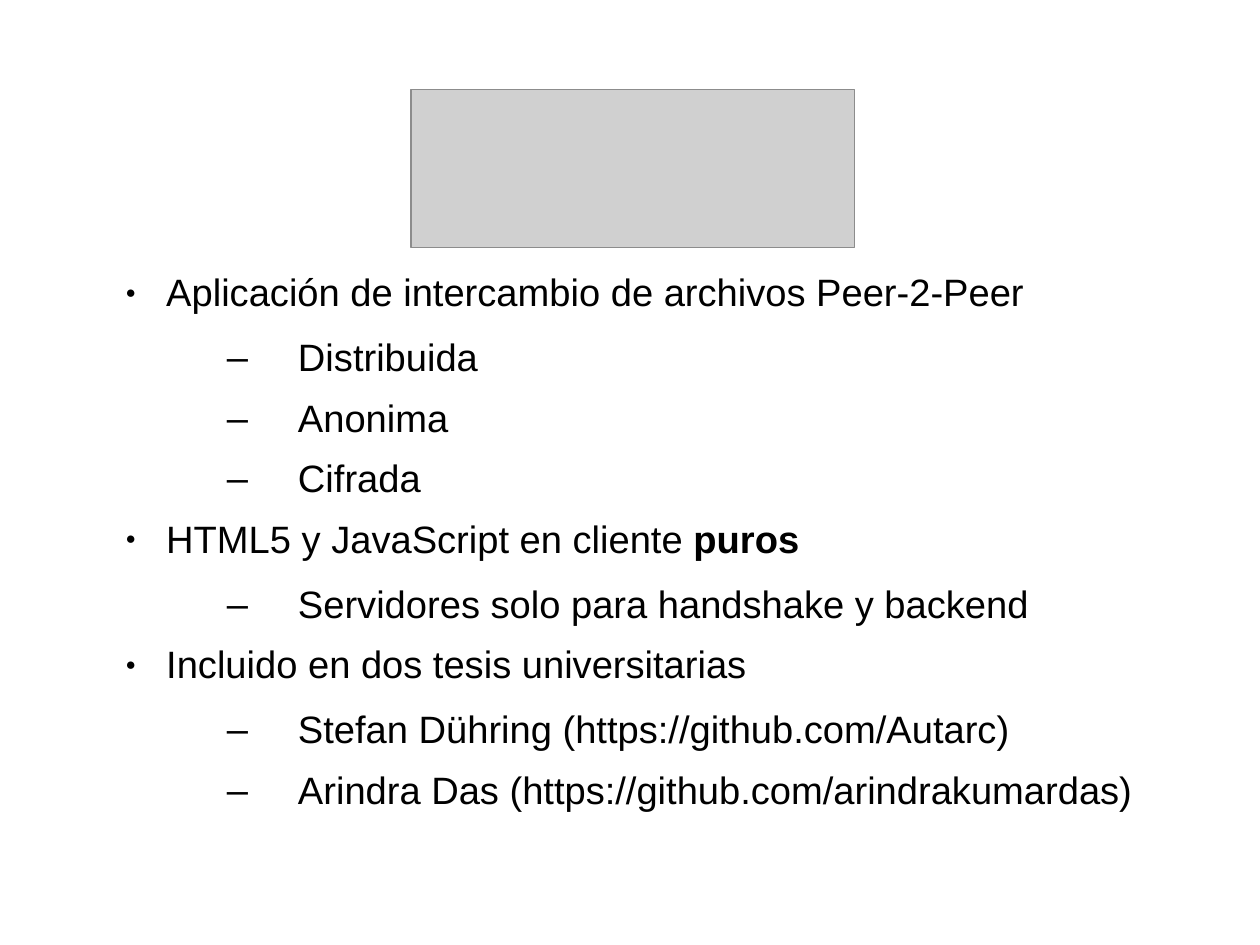
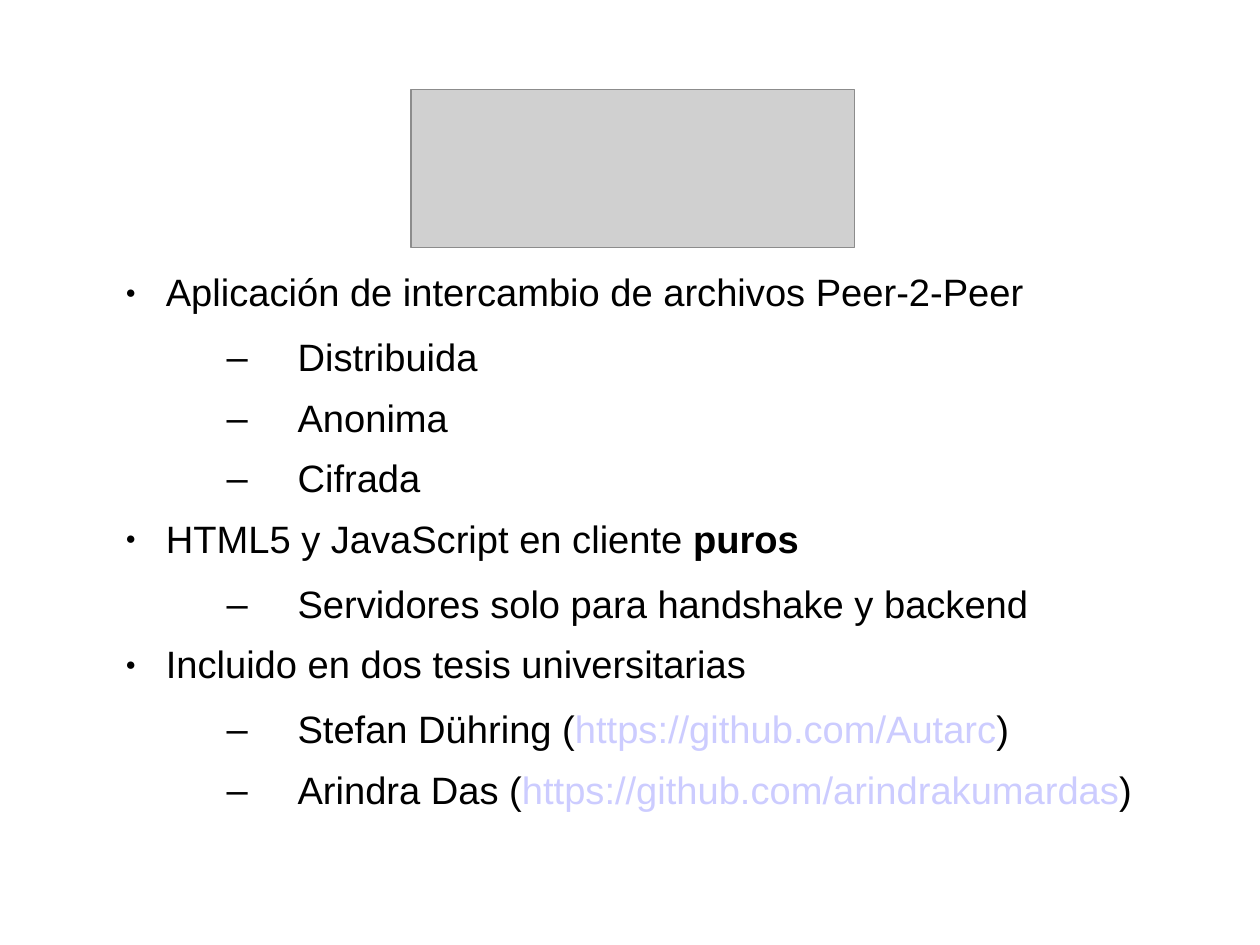
Before and after one commit to dysbulic/ShareIt, a slide deck: slide 8 of doc/RealTimeWeb.ppt. Drawn at 1260x945 pixels with LibreOffice and Linux fonts; fonts in the diff are those of the drawing; grey boxes stand for pictures; background and template pictures are left out. Boxes give left, top, right and bottom in pixels: in the first picture for what was removed or moved away, otherwise in the second. Text is boxed around its words. In the diff, an @@ line names an element or a change of style, - is before the commit and + after.

```diff
--- a/doc/RealTimeWeb.ppt
+++ b/doc/RealTimeWeb.ppt
@@ text "Aplicación de intercambio de archivos ..." at [166, 278, 1132, 812]: text colour #000000 to #CCCCFF in "(https://github.com/Autarc)", "(https://github.com/arindrakumardas)" @@
```
Also in this commit, not shown: 7 other slides changed.
